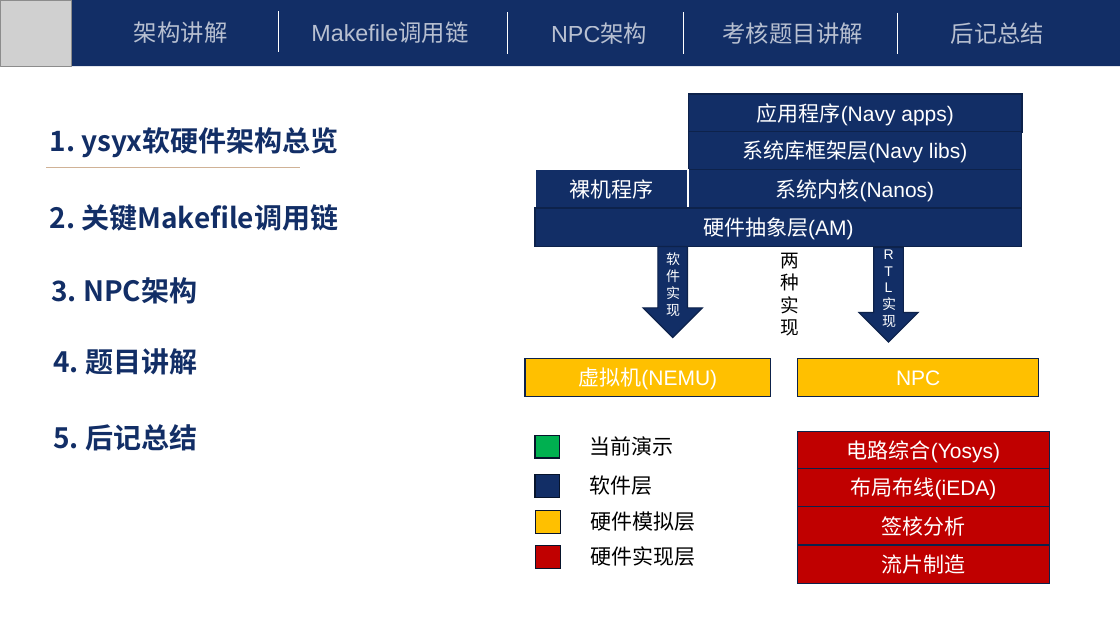
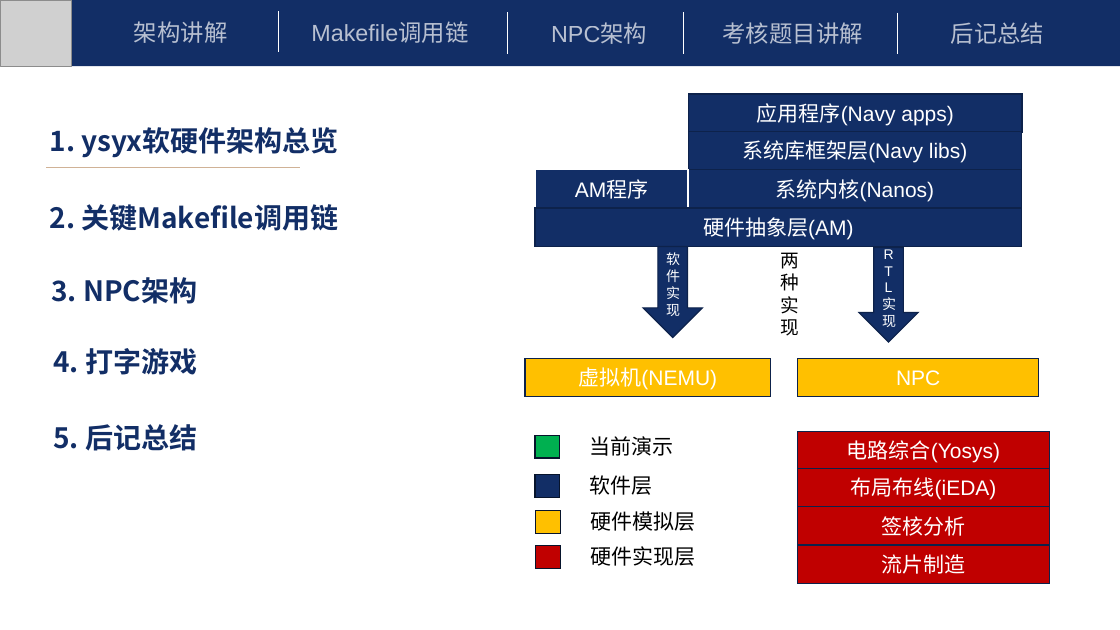
Before and after one commit to beautyseeker/YSYX, a slide deck: slide 2 of Misc/ysyx-C阶段答辩.pptx. Drawn at 1120x630 pixels with LibreOffice and Linux fonts; fonts in the diff are those of the drawing; grey boxes stand for pictures. Boxes give left, top, right and bottom in pixels: in the first picture for what was removed or moved away, otherwise in the second. Text is boxed around its words. In the diff, an @@ line names an element or a change of style, - is before the commit and + after.

```diff
--- a/Misc/ysyx-C阶段答辩.pptx
+++ b/Misc/ysyx-C阶段答辩.pptx
@@ text in rectangle at bbox=[575, 180, 649, 199]: text changed @@
-裸机程序
+AM程序
@@ title at bbox=[53, 348, 197, 375]: text changed @@
-4. 题目讲解
+4. 打字游戏
```
Also in this commit, not shown: 8 other slides changed, 3 slides added.
